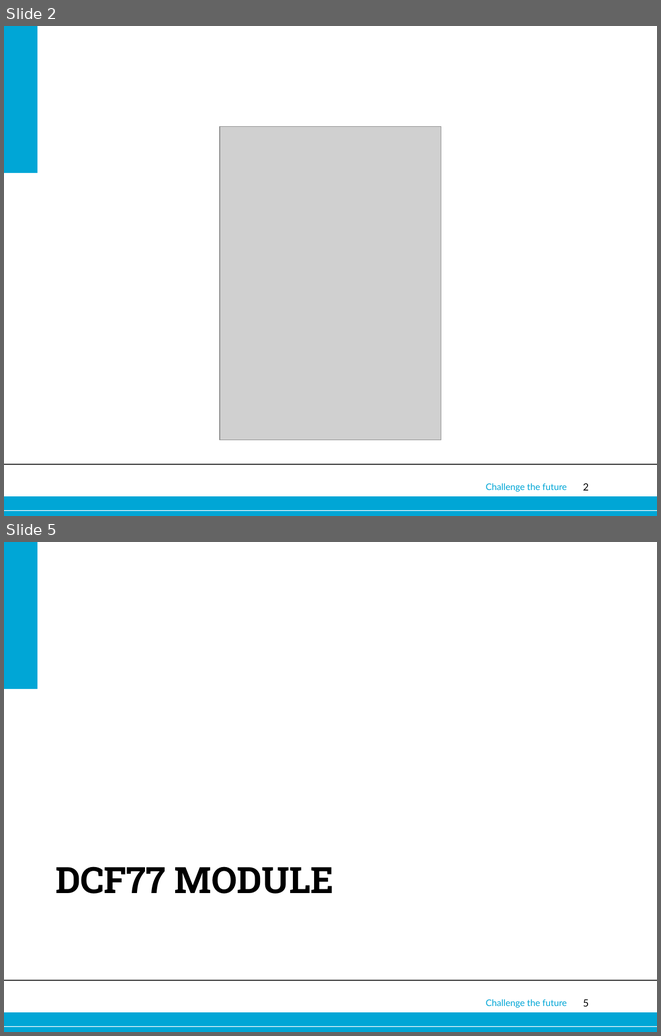
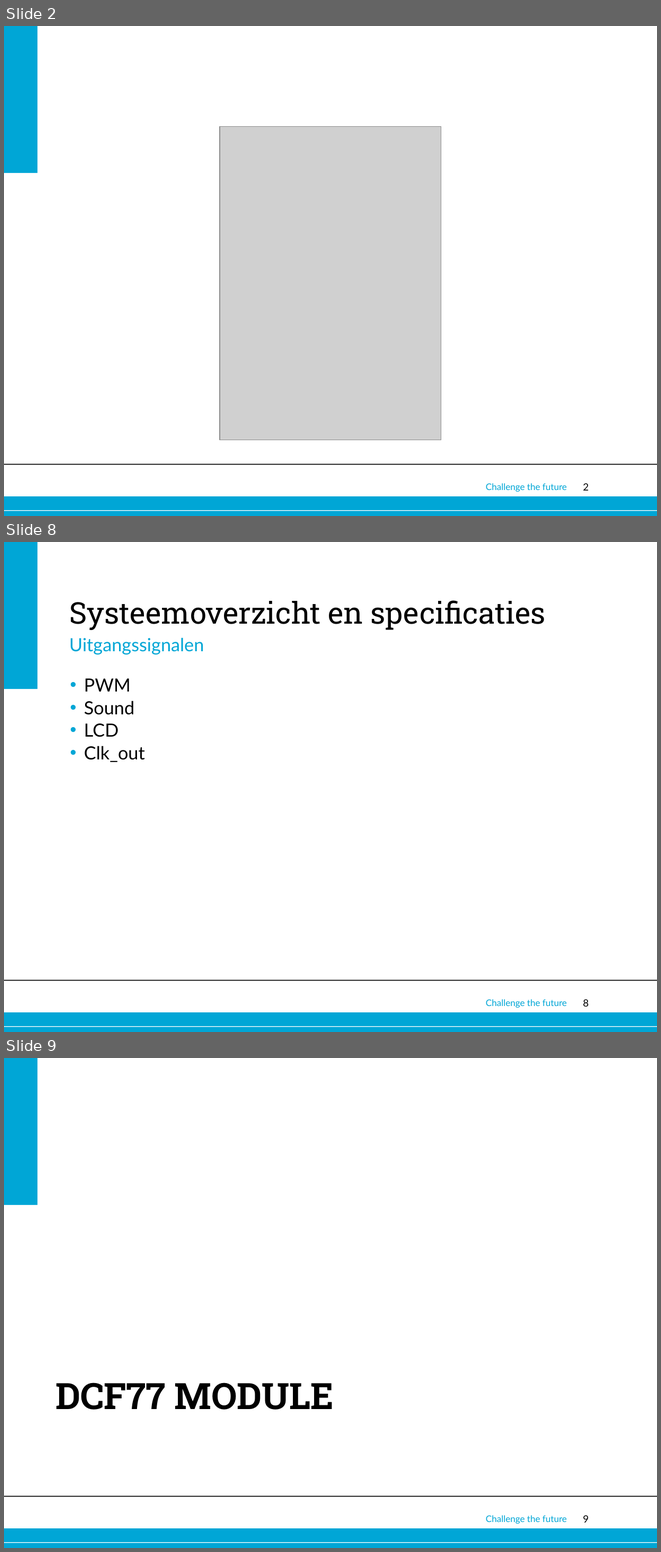
Before and after one commit to Alex-Oudsen/EPO-3, a slide deck: Presentatie/Presentatie groep A1.pptx. Shown one above the other, each under a label of ours: slides 2 and 5 before the commit, slides 2, 8 and 9 after it; the slides between them are not shown. The pictures are 661x1036 and 661x1552 pixels, drawn with LibreOffice and Linux fonts; fonts in the diff are those of the drawing; grey boxes stand for pictures; background and template pictures are left out. Boxes give left, top, right and bottom in pixels: in the first picture for what was removed or moved away, otherwise in the second. Text is boxed around its words. In the diff, an @@ line names an element or a change of style, - is before the commit and + after.

```diff
--- a/Presentatie/Presentatie groep A1.pptx
+++ b/Presentatie/Presentatie groep A1.pptx
@@ slide 8 added at [4,542,657,1032], background #FFFFFF; not listed: 6 template elements that a slide beside it also shows @@
@@ text added at [69,600,546,630], 33 pt, text #000000 @@
+Systeemoverzicht en specificaties
@@ text added at [69,637,204,655], 20 pt, text #00A6D6 @@
+Uitgangssignalen
@@ text added at [84,678,145,762], 20 pt, text #000000 @@
+• PWM
+• Sound
+• LCD
+• Clk_out
@@ what was slide 5 is now slide 9 @@
@@ page number at [583,1515,589,1522]: text changed @@
-5
+9
```
Also in this commit, not shown: 2 slides changed, 6 other slides added, 1 slide removed.
